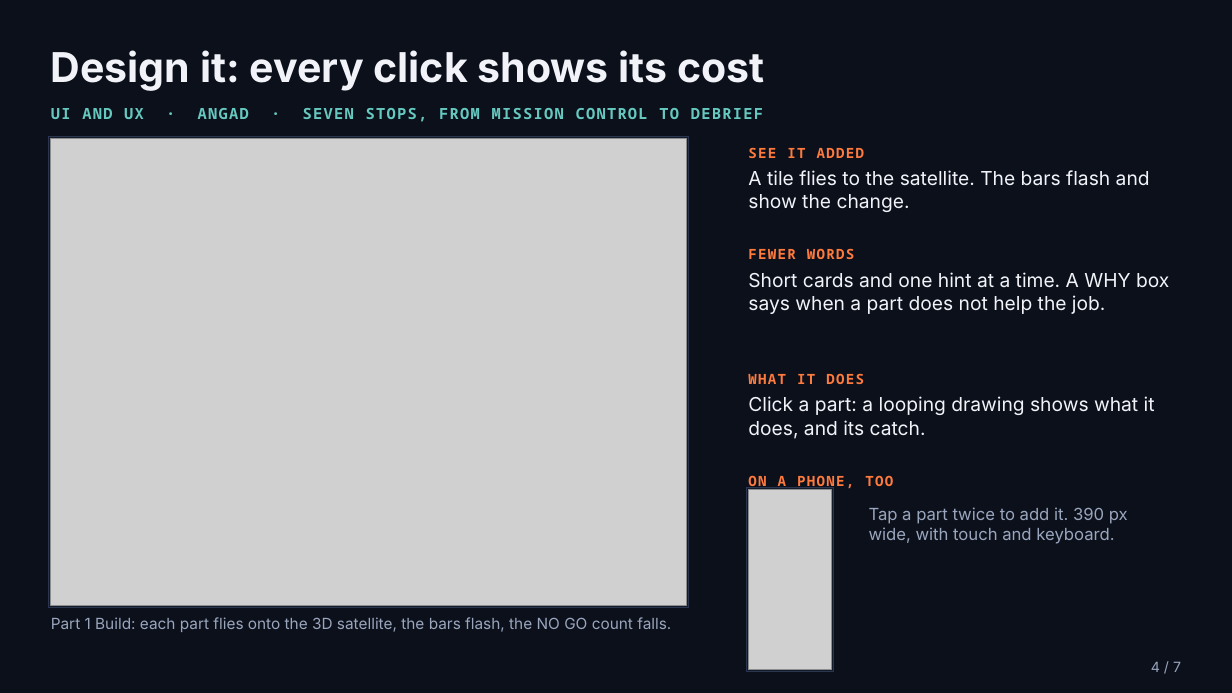
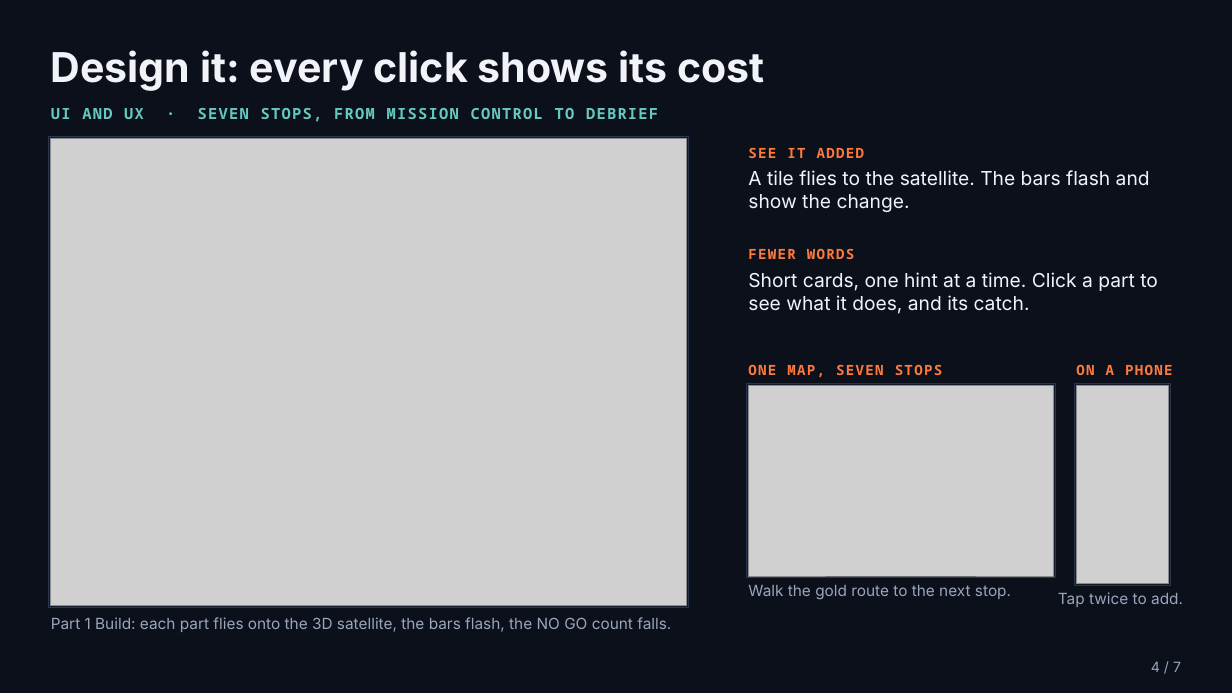
Before and after one commit to angads22/Hackstreet_Bros_Satellite, a slide deck: slide 4 of deck/v2.1/GRAVITRON-2.1-full.pptx. Drawn at 1232x693 pixels with LibreOffice and Linux fonts; fonts in the diff are those of the drawing; grey boxes stand for pictures. Boxes give left, top, right and bottom in pixels: in the first picture for what was removed or moved away, otherwise in the second. Text is boxed around its words. In the diff, an @@ line names an element or a change of style, - is before the commit and + after.

```diff
--- a/deck/v2.1/GRAVITRON-2.1-full.pptx
+++ b/deck/v2.1/GRAVITRON-2.1-full.pptx
@@ text at (51, 108, 658, 122): text changed @@
-UI AND UX · ANGAD · SEVEN STOPS, FROM MISSION CONTROL TO DEBRIEF
+UI AND UX · SEVEN STOPS, FROM MISSION CONTROL TO DEBRIEF
@@ text at (748, 272, 1158, 314): text changed @@
-Short cards and one hint at a time. A WHY box says when a part does not help the job.
+Short cards, one hint at a time. Click a part to see what it does, and its catch.
@@ rectangle added at (747, 384, 1055, 578), fill #131B2B, outline #2A3550 0.75 pt @@
@@ text at (748, 364, 942, 377): text changed @@
-WHAT IT DOES
+ONE MAP, SEVEN STOPS
@@ picture added at (749, 385, 1054, 576) @@
@@ rectangle: place and size @@
-rectangle at (747, 488, 834, 672)
+rectangle at (1075, 384, 1170, 586)
@@ text at (1076, 364, 1173, 375): text changed @@
-ON A PHONE, TOO
+ON A PHONE
@@ picture: place and size @@
-picture at (749, 490, 832, 670)
+picture at (1077, 385, 1168, 584)
@@ text removed at (748, 396, 1155, 439) @@
-Click a part: a looping drawing shows what it does, and its catch.
@@ text removed at (869, 507, 1128, 544) @@
-Tap a part twice to add it. 390 px wide, with touch and keyboard.
@@ text added at (748, 585, 1011, 600), 12 pt, text #9AA6BD @@
+Walk the gold route to the next stop.
@@ text added at (1058, 592, 1183, 607), 12 pt, text #9AA6BD @@
+Tap twice to add.
```
Also in this commit, not shown: 5 other slides changed, 7 other files.
